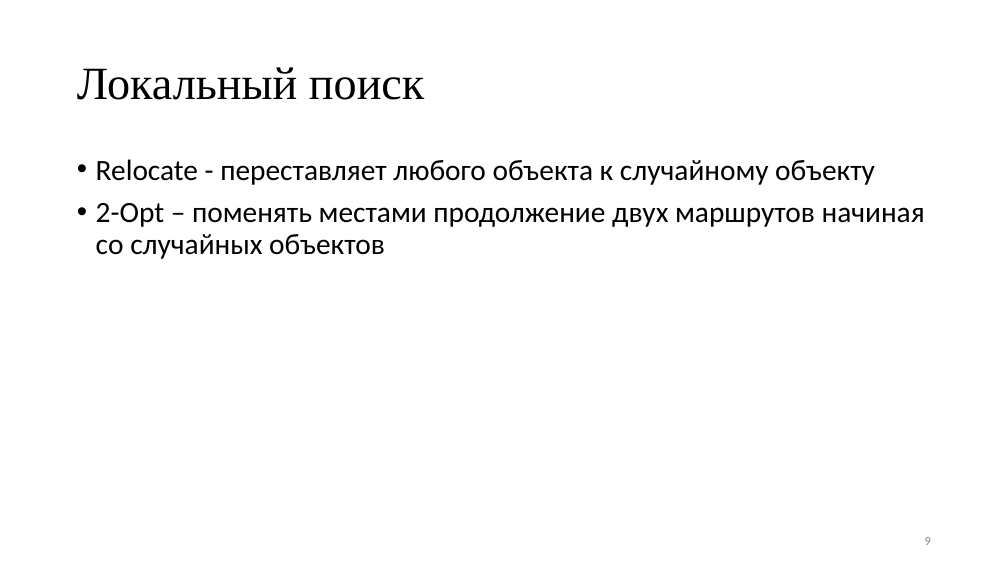
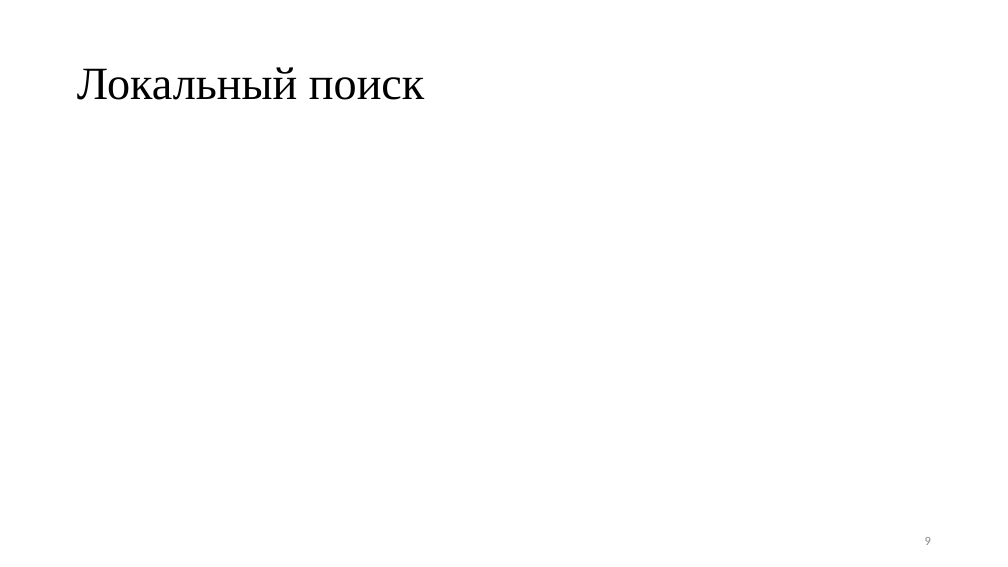
Before and after one commit to nikitka406/diplom, a slide deck: slide 9 of cpeck/diplom.pptx. Drawn at 1008x567 pixels with LibreOffice and Linux fonts; fonts in the diff are those of the drawing; grey boxes stand for pictures. Boxes give left, top, right and bottom in pixels: in the first picture for what was removed or moved away, otherwise in the second. Text is boxed around its words. In the diff, an @@ line names an element or a change of style, - is before the commit and + after.

```diff
--- a/cpeck/diplom.pptx
+++ b/cpeck/diplom.pptx
@@ text removed at <box>96,159,925,259</box> @@
-• Relocate - переставляет любого объекта к случайному объекту
-• 2-Opt – поменять местами продолжение двух маршрутов начиная со случайных объектов
```
Also in this commit, not shown: 4 other slides changed, 7 other files.
